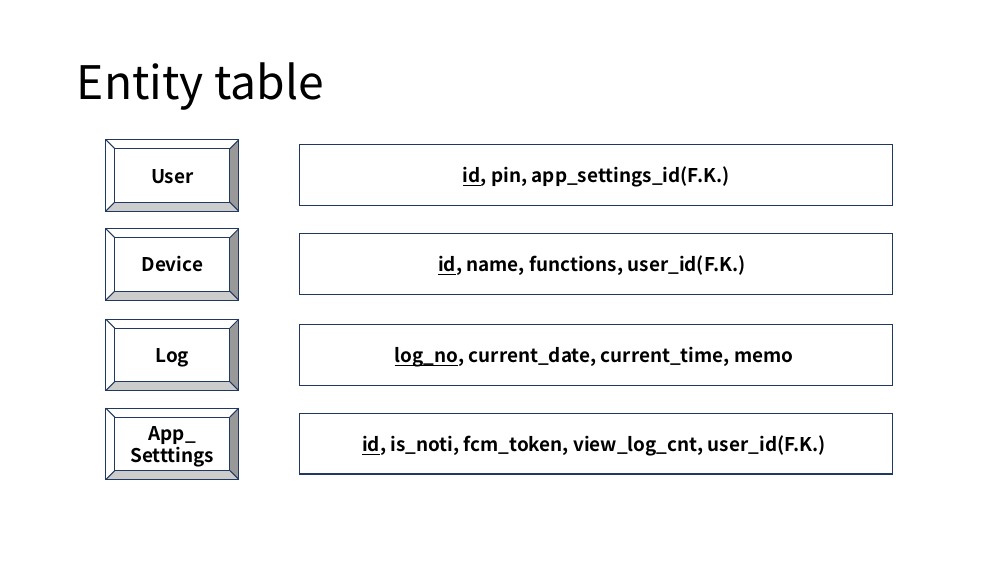
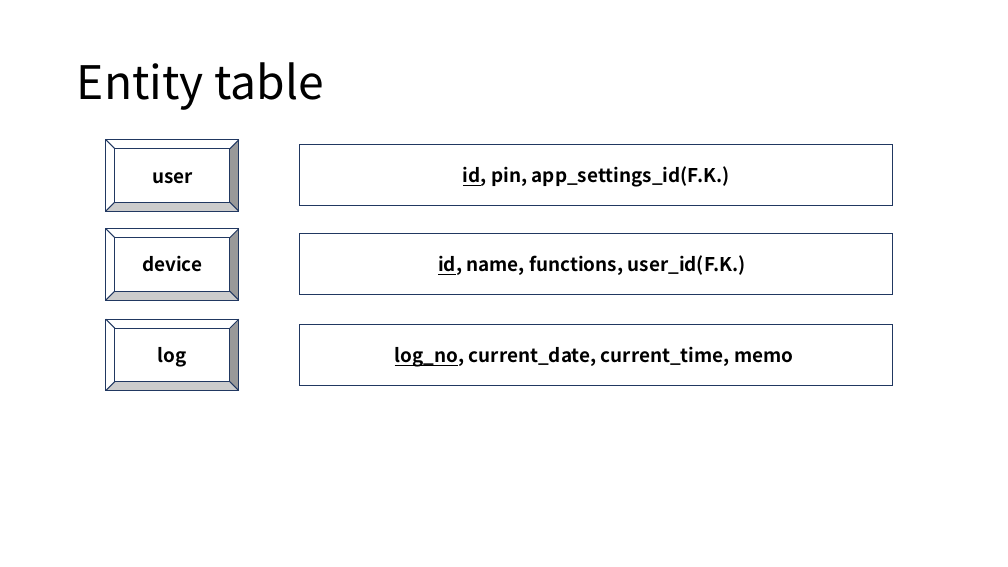
Before and after one commit to sjy286/raspberry_server, a slide deck: slide 5 of Rasp_data.pptx. Drawn at 1008x567 pixels with LibreOffice and Linux fonts; fonts in the diff are those of the drawing. Boxes give left, top, right and bottom in pixels: in the first picture for what was removed or moved away, otherwise in the second. Text is boxed around its words. In the diff, an @@ line names an element or a change of style, - is before the commit and + after.

```diff
--- a/Rasp_data.pptx
+++ b/Rasp_data.pptx
@@ text in bevel at [152,172,193,184]: text changed @@
-User
+user
@@ text in bevel at [142,255,202,272]: text changed @@
-Device
+device
@@ text in bevel at [158,347,187,367]: text changed @@
-Log
+log
@@ bevel removed at [106,408,239,479] @@
-App_
-Setttings
@@ rectangle removed at [299,414,893,474] @@
-id, is_noti, fcm_token, view_log_cnt, user_id(F.K.)
```
Also in this commit, not shown: 9 other slides changed, 1 slide removed, 8 other files.
